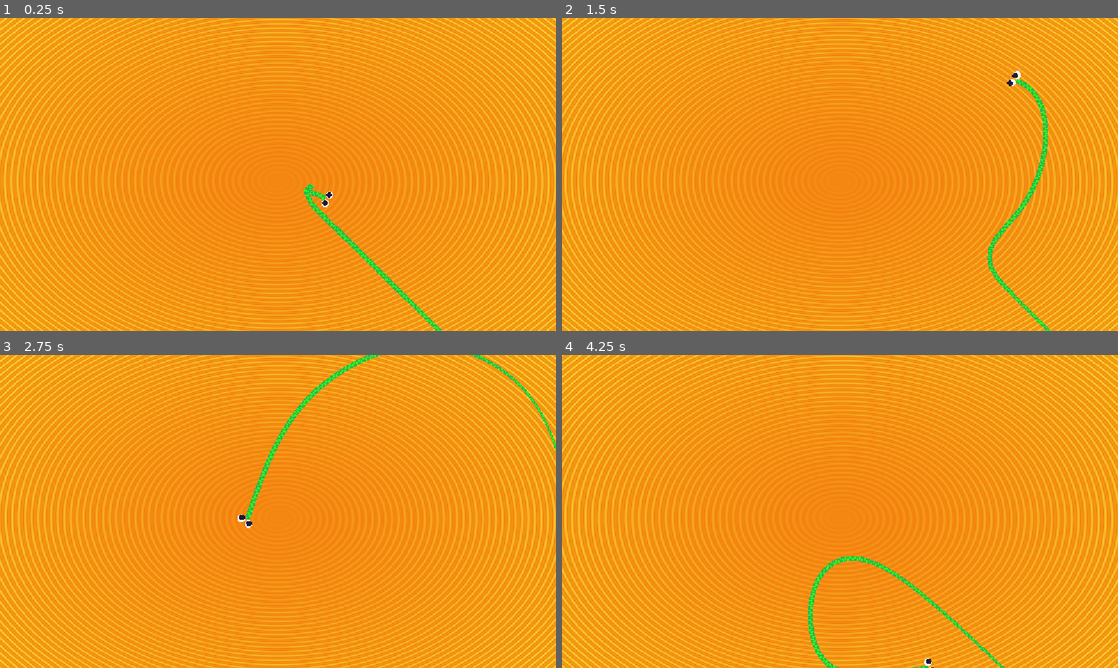
Above: before the commit, frames 1-4 (two rows, left to right).
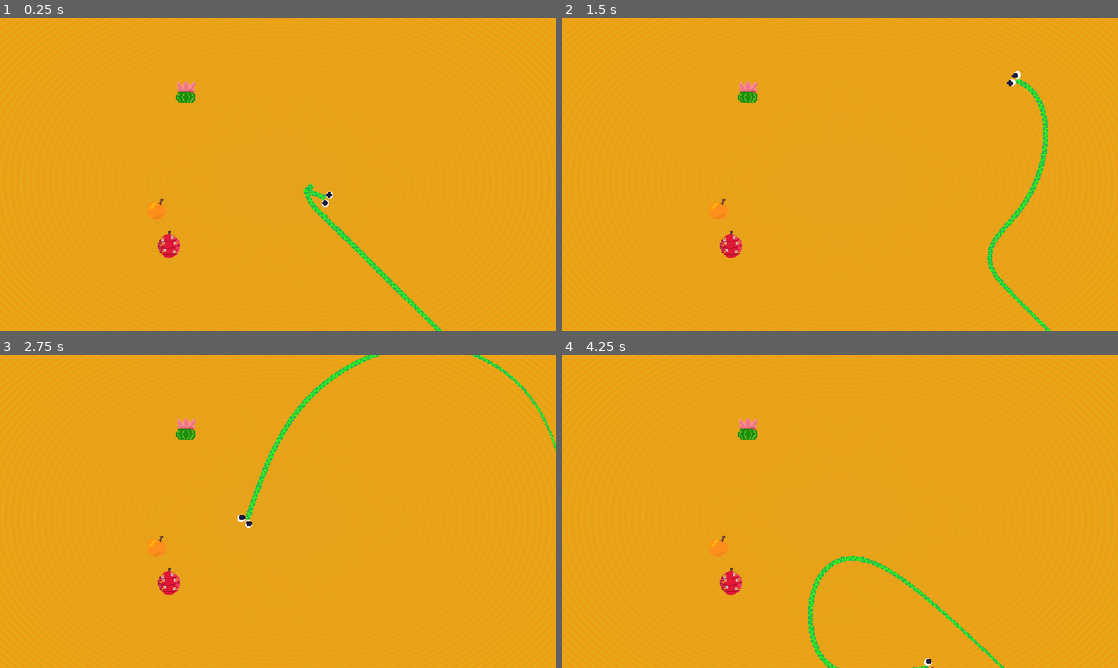
Above: after the commit, the same moments.

Repository: LeviathanGamez/Coil-Rush
Game: Godot game, scene res://scenes/main.tscn
Two runs of this game, one before a commit and one after it. Both use one fixed random seed, a clock stepped at 60 frames per second and the inputs below.
Inputs (mouse positions are in pixels of both pictures, inside the frame that each line leads up to):
- Up to frame 1 (0.25 s): no input
- Up to frame 2 (1.5 s): tap Enter at 0.5 s; move the mouse to (962, 158) at 0.52 s; hold Right 0.53-1.28 s; hold Space (click) 0.53-1.28 s; click (962, 158) at 0.67 s; move the mouse to (728, 190) at 1.27 s; hold Down from 1.28 s (still down); tap Alt at 1.35 s; click (728, 190) at 1.42 s
- Up to frame 3 (2.75 s): move the mouse to (333, 442) at 2.02 s; release Down at 2.03 s; hold Right from 2.03 s (still down); tap Shift at 2.1 s; click (333, 442) at 2.17 s
- Up to frame 4 (4.25 s): move the mouse to (812, 574) at 2.77 s; release Right at 2.78 s; hold Up 2.78-3.53 s; tap Space (click) at 2.85 s; click (812, 574) at 2.92 s; move the mouse to (1006, 558) at 3.52 s; hold Left from 3.53 s (still down); tap Alt at 3.6 s; click (1006, 558) at 3.67 s

The runs differ from the first frame. In frame 1, 42% of the frame differs, in the area x 0-100%, y 0-100%; in frame 2, 42%; in frame 3, 42%; in frame 4, 42%.

Commit message:
Added fruits that can be collected and collided with

Diff:
--- a/procedural-life/classes/head.gd
+++ b/procedural-life/classes/head.gd
@@ -37,6 +37,13 @@
 	#var target_position = mouse_pos - direction * distance
 	#position += (target_position-position) * mouse_lerp
 	position += direction * speed * delta
+	if position.x > 576 or position.x < -576:
+		kill()
+	if position.y > 324 or position.y < -324:
+		kill()
+
+func kill():
+	print("im dead")
 
 func get_sides() -> Array[Vector2]:
 
--- a/procedural-life/entities/snake2/snake_2.gd
+++ b/procedural-life/entities/snake2/snake_2.gd
@@ -4,6 +4,8 @@
 @onready var eye2 : Sprite2D = $eye2
 @onready var eye_ball1 : Sprite2D = $eye_ball1
 @onready var eye_ball2 : Sprite2D = $eye_ball2
+@onready var collision : CollisionShape2D = $Area2D/CollisionShape2D
+
 var anchor := Vector2(30,30)
 var radius := Manager.radius
 var joint_count := Manager.joint_count
@@ -17,6 +19,8 @@
 	head = Head.new(Vector2(0,0),radius)
 	make_joints()
 	Manager.make_more_joints.connect(make_joints)
+	collision.shape.radius = int(radius)
+
 
 func make_joints():
 	radius  =  Manager.radius
@@ -36,6 +40,7 @@
 
 func update_head(mouse_pos : Vector2,delta: float):
 	head.update(mouse_pos,delta)
+	collision.global_position = head.position
 
 func update_joints(delta):
 	for i in range(len(joints)):
--- a/procedural-life/entities/snake2/snake_2.tscn
+++ b/procedural-life/entities/snake2/snake_2.tscn
@@ -3,8 +3,8 @@
 [ext_resource type="Script" uid="uid://bc7ddea8gnxw6" path="res://entities/snake2/snake_2.gd" id="1_sai8v"]
 [ext_resource type="Shader" uid="uid://c2coy3c3nmdpq" path="res://shaders/snake_2.gdshader" id="2_pdtaq"]
 [ext_resource type="Texture2D" uid="uid://0v42eae1mvn2" path="res://entities/snake2/skins/skin3.png" id="3_w2is3"]
-[ext_resource type="Texture2D" uid="uid://cmltvg127tjp7" path="res://entities/snake2/eye.png" id="4_ebybu"]
-[ext_resource type="Texture2D" uid="uid://bs75o4lkbxxic" path="res://entities/snake2/eye_ball.png" id="5_30lwm"]
+[ext_resource type="Texture2D" uid="uid://cmltvg127tjp7" path="res://entities/snake2/skins/eye.png" id="4_ebybu"]
+[ext_resource type="Texture2D" uid="uid://bs75o4lkbxxic" path="res://entities/snake2/skins/eye_ball.png" id="5_30lwm"]
 
 [sub_resource type="ShaderMaterial" id="ShaderMaterial_pdtaq"]
 resource_local_to_scene = true
@@ -19,6 +19,8 @@
 _limits = [0.0, 1.0397921, 0.0, 1.0]
 _data = [Vector2(0, 1.0397921), 0.0, 0.0, 0, 0, Vector2(0.19503546, 1.0397921), 0.0, 0.0, 0, 0, Vector2(1, 0.41963035), 0.0, 0.0, 0, 0]
 point_count = 3
+
+[sub_resource type="CircleShape2D" id="CircleShape2D_3381y"]
 
 [node name="snake2" type="Node2D" unique_id=274647588]
 script = ExtResource("1_sai8v")
@@ -47,3 +49,8 @@
 [node name="eye_ball2" type="Sprite2D" parent="." unique_id=1437788527]
 scale = Vector2(0.5, 0.5)
 texture = ExtResource("5_30lwm")
+
+[node name="Area2D" type="Area2D" parent="." unique_id=180510621]
+
+[node name="CollisionShape2D" type="CollisionShape2D" parent="Area2D" unique_id=1496793546]
+shape = SubResource("CircleShape2D_3381y")
--- /dev/null
+++ b/procedural-life/fruits/cactus_fruit.tscn
@@ -0,0 +1,22 @@
+[gd_scene format=3 uid="uid://lxbcrx4efoj0"]
+
+[ext_resource type="Script" uid="uid://dk8uuhogm8fwd" path="res://fruits/fruit.gd" id="1_2xkbo"]
+[ext_resource type="Resource" uid="uid://b0an2qlmv2c7r" path="res://fruits/resource/cactus_fruit.tres" id="2_7xsvw"]
+[ext_resource type="Texture2D" uid="uid://dsodnquss0grv" path="res://fruits/types/cactus_fruit.png" id="3_i80ya"]
+
+[sub_resource type="CircleShape2D" id="CircleShape2D_3381y"]
+radius = 29.0
+
+[node name="cactus_fruit" type="Node2D" unique_id=608758165]
+script = ExtResource("1_2xkbo")
+stats = ExtResource("2_7xsvw")
+
+[node name="Sprite2D" type="Sprite2D" parent="." unique_id=840507853]
+scale = Vector2(2, 2)
+texture = ExtResource("3_i80ya")
+
+[node name="Area2D" type="Area2D" parent="." unique_id=116234004]
+
+[node name="CollisionShape2D" type="CollisionShape2D" parent="Area2D" unique_id=1433735140]
+position = Vector2(0, -1)
+shape = SubResource("CircleShape2D_3381y")
--- /dev/null
+++ b/procedural-life/fruits/fruit.gd
@@ -0,0 +1,15 @@
+extends Node2D
+
+@export var stats : FruitType
+@onready var sprite : Sprite2D = $Sprite2D
+@onready var area2d : Area2D = $Area2D
+
+func _ready():
+	if stats == null:
+		stats = load("res://entities/fruit/resource/cactus_fruit.tres")
+	var err = area2d.area_entered.connect(effect)
+	print("err", err)
+
+func effect(_area: Area2D):
+	print("ye")
+	queue_free()
--- /dev/null
+++ b/procedural-life/fruits/orange.tscn
@@ -0,0 +1,22 @@
+[gd_scene format=3 uid="uid://c2m23uudgmpow"]
+
+[ext_resource type="Script" uid="uid://dk8uuhogm8fwd" path="res://fruits/fruit.gd" id="1_4xwju"]
+[ext_resource type="Resource" uid="uid://3ovva4ar61bh" path="res://fruits/resource/orange.tres" id="2_8kbjp"]
+[ext_resource type="Texture2D" uid="uid://ddotn6pl40wdx" path="res://fruits/types/orange.png" id="3_xnb66"]
+
+[sub_resource type="CircleShape2D" id="CircleShape2D_3381y"]
+radius = 24.0
+
+[node name="orange" type="Node2D" unique_id=1414971797]
+script = ExtResource("1_4xwju")
+stats = ExtResource("2_8kbjp")
+
+[node name="Sprite2D" type="Sprite2D" parent="." unique_id=1074325883]
+scale = Vector2(2, 2)
+texture = ExtResource("3_xnb66")
+
+[node name="Area2D" type="Area2D" parent="." unique_id=2026231271]
+
+[node name="CollisionShape2D" type="CollisionShape2D" parent="Area2D" unique_id=2121838027]
+position = Vector2(0, -1)
+shape = SubResource("CircleShape2D_3381y")
--- /dev/null
+++ b/procedural-life/fruits/prickly_pear.tscn
@@ -0,0 +1,23 @@
+[gd_scene format=3 uid="uid://dr5hq35q03afq"]
+
+[ext_resource type="Script" uid="uid://dk8uuhogm8fwd" path="res://fruits/fruit.gd" id="1_d2ni0"]
+[ext_resource type="Resource" uid="uid://b7nl5dq7ksk7m" path="res://fruits/resource/prickly_pear.tres" id="2_jhd07"]
+[ext_resource type="Texture2D" uid="uid://hjg5p1igehvw" path="res://fruits/types/prickly_pear.png" id="3_8cchq"]
+
+[sub_resource type="CapsuleShape2D" id="CapsuleShape2D_3381y"]
+radius = 25.0
+height = 60.0
+
+[node name="prickly_pear" type="Node2D" unique_id=1049163394]
+script = ExtResource("1_d2ni0")
+stats = ExtResource("2_jhd07")
+
+[node name="Sprite2D" type="Sprite2D" parent="." unique_id=866660693]
+scale = Vector2(2, 2)
+texture = ExtResource("3_8cchq")
+
+[node name="Area2D" type="Area2D" parent="." unique_id=2075821524]
+
+[node name="CollisionShape2D" type="CollisionShape2D" parent="Area2D" unique_id=910815450]
+position = Vector2(0, -1)
+shape = SubResource("CapsuleShape2D_3381y")
--- /dev/null
+++ b/procedural-life/fruits/resource/cactus_fruit.tres
@@ -0,0 +1,10 @@
+[gd_resource type="Resource" script_class="FruitType" format=3 uid="uid://b0an2qlmv2c7r"]
+
+[ext_resource type="Script" uid="uid://d5fqlc4yp2bs" path="res://fruits/resource/fruit_type.gd" id="1_dofss"]
+[ext_resource type="Texture2D" uid="uid://dsodnquss0grv" path="res://fruits/types/cactus_fruit.png" id="2_mk4kl"]
+
+[resource]
+script = ExtResource("1_dofss")
+length_plus = 1
+sprite = ExtResource("2_mk4kl")
+metadata/_custom_type_script = "uid://d5fqlc4yp2bs"
--- /dev/null
+++ b/procedural-life/fruits/resource/fruit_type.gd
@@ -0,0 +1,12 @@
+extends Resource
+class_name FruitType
+
+enum Types {
+	CACTUSFRUIT,
+	ORANGE,
+	PRICKLYPEAR,
+}
+@export var type : Types
+@export var radius_plus : float
+@export var length_plus : int
+@export var speed_plus : float
--- /dev/null
+++ b/procedural-life/fruits/resource/orange.tres
@@ -0,0 +1,11 @@
+[gd_resource type="Resource" script_class="FruitType" format=3 uid="uid://3ovva4ar61bh"]
+
+[ext_resource type="Script" uid="uid://d5fqlc4yp2bs" path="res://fruits/resource/fruit_type.gd" id="1_bur7o"]
+[ext_resource type="Texture2D" uid="uid://ddotn6pl40wdx" path="res://fruits/types/orange.png" id="2_ji8qn"]
+
+[resource]
+script = ExtResource("1_bur7o")
+type = 1
+radius_plus = 2.0
+sprite = ExtResource("2_ji8qn")
+metadata/_custom_type_script = "uid://d5fqlc4yp2bs"
--- /dev/null
+++ b/procedural-life/fruits/resource/prickly_pear.tres
@@ -0,0 +1,11 @@
+[gd_resource type="Resource" script_class="FruitType" format=3 uid="uid://b7nl5dq7ksk7m"]
+
+[ext_resource type="Script" uid="uid://d5fqlc4yp2bs" path="res://fruits/resource/fruit_type.gd" id="1_celxa"]
+[ext_resource type="Texture2D" uid="uid://hjg5p1igehvw" path="res://fruits/types/prickly_pear.png" id="2_2rlak"]
+
+[resource]
+script = ExtResource("1_celxa")
+type = 2
+speed_plus = 0.5
+sprite = ExtResource("2_2rlak")
+metadata/_custom_type_script = "uid://d5fqlc4yp2bs"
--- a/procedural-life/project.godot
+++ b/procedural-life/project.godot
@@ -10,7 +10,7 @@
 
 [application]
 
-config/name="Procedural-Life"
+config/name="Coil-Rush"
 run/main_scene="uid://dayetbey1huwv"
 config/features=PackedStringArray("4.7", "Forward Plus")
 config/icon="res://icon.svg"
--- a/procedural-life/scenes/main.tscn
+++ b/procedural-life/scenes/main.tscn
@@ -2,6 +2,9 @@
 
 [ext_resource type="PackedScene" uid="uid://chb7he2my5eub" path="res://entities/snake2/snake_2.tscn" id="1_o5qli"]
 [ext_resource type="Shader" uid="uid://ccc1kjvjx8j2m" path="res://shaders/twirl.gdshader" id="2_0wfyh"]
+[ext_resource type="PackedScene" uid="uid://c2m23uudgmpow" path="res://fruits/orange.tscn" id="3_tbgi4"]
+[ext_resource type="PackedScene" uid="uid://lxbcrx4efoj0" path="res://fruits/cactus_fruit.tscn" id="4_tefeu"]
+[ext_resource type="PackedScene" uid="uid://dr5hq35q03afq" path="res://fruits/prickly_pear.tscn" id="5_o6xl0"]
 
 [sub_resource type="ShaderMaterial" id="ShaderMaterial_o5qli"]
 shader = ExtResource("2_0wfyh")
@@ -10,8 +13,8 @@
 
 [sub_resource type="Gradient" id="Gradient_o5qli"]
 resource_local_to_scene = true
-offsets = PackedFloat32Array(0, 0.5424528, 1)
-colors = PackedColorArray(0.9863281, 0.89068425, 0.19649506, 1, 0.9550781, 0.4994428, 0.057826996, 1, 0.93359375, 0.66912585, 0.07658386, 1)
+offsets = PackedFloat32Array(0, 0.50751877, 1)
+colors = PackedColorArray(0.9529412, 0.6117647, 0.07058824, 1, 0.93333334, 0.654902, 0.09411765, 0.94509804, 0.93359375, 0.66912585, 0.07658386, 1)
 
 [sub_resource type="GradientTexture2D" id="GradientTexture2D_3381y"]
 gradient = SubResource("Gradient_o5qli")
@@ -33,3 +36,14 @@
 offset_right = 851.0
 offset_bottom = 581.0
 texture = SubResource("GradientTexture2D_3381y")
+
+[node name="Spawner" type="Node" parent="." unique_id=221507695]
+
+[node name="orange" parent="." unique_id=1414971797 instance=ExtResource("3_tbgi4")]
+position = Vector2(-252, 76)
+
+[node name="cactus_fruit" parent="." unique_id=608758165 instance=ExtResource("4_tefeu")]
+position = Vector2(-191, -167)
+
+[node name="prickly_pear" parent="." unique_id=1049163394 instance=ExtResource("5_o6xl0")]
+position = Vector2(-224, 148)
Renamed: procedural-life/entities/snake2/eye.png -> procedural-life/entities/snake2/skins/eye.png
Not shown, added: procedural-life/entities/snake2/skins/eye.png.import
Renamed: procedural-life/entities/snake2/eye_ball.png -> procedural-life/entities/snake2/skins/eye_ball.png
Not shown, changed: procedural-life/entities/snake2/skins/eye_ball.png.import
Not shown, added: procedural-life/fruits/fruit.gd.uid
Not shown, added: procedural-life/fruits/resource/fruit_type.gd.uid
Binary file added: procedural-life/fruits/types/cactus_fruit.png
Not shown, added: procedural-life/fruits/types/cactus_fruit.png.import
Binary file added: procedural-life/fruits/types/orange.png
Not shown, changed: procedural-life/fruits/types/orange.png.import
Binary file added: procedural-life/fruits/types/prickly_pear.png
Not shown, added: procedural-life/fruits/types/prickly_pear.png.import
